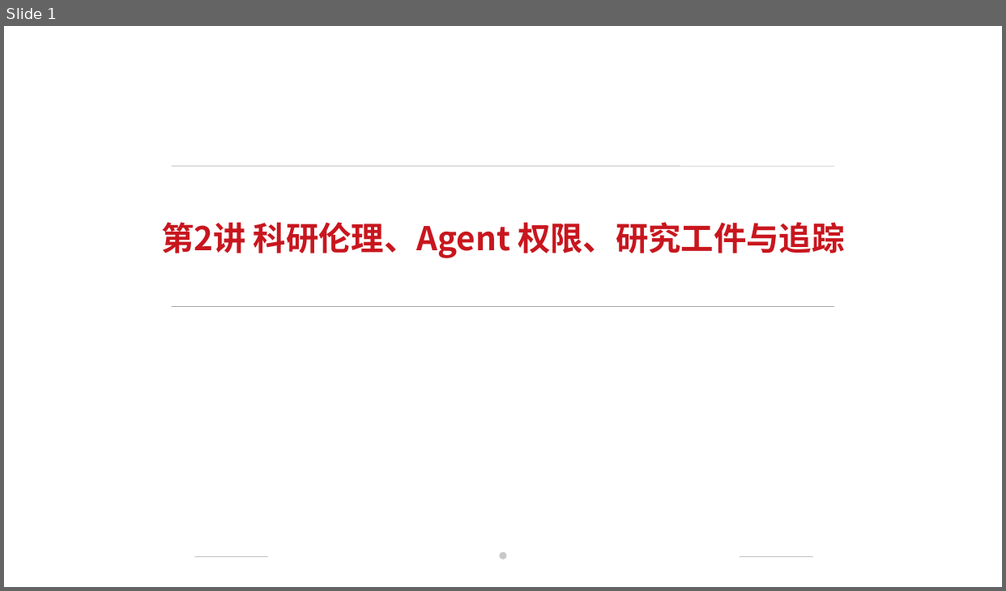
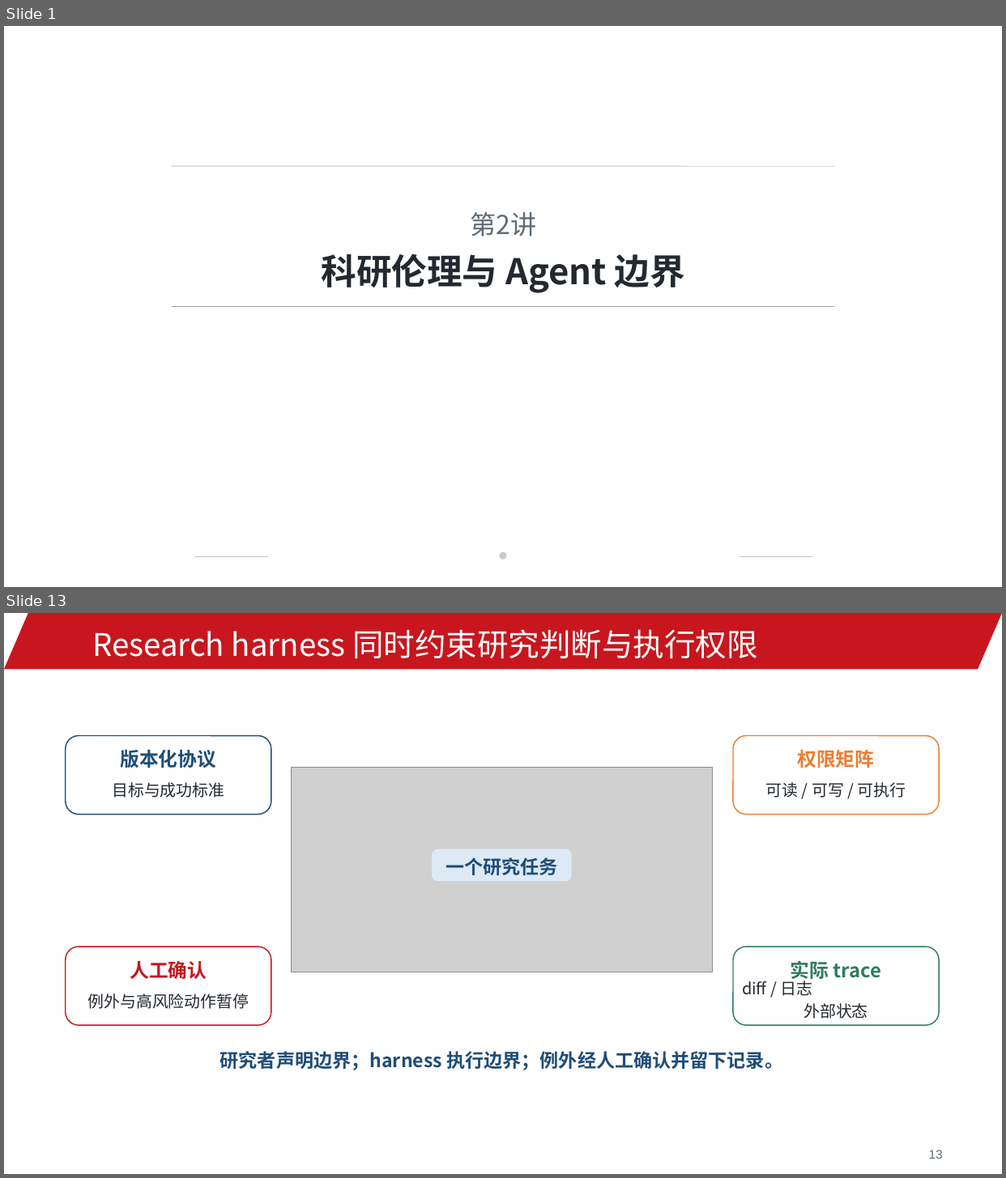
Before and after one commit to jinyh/ai4research, a slide deck: lessons/lesson-02/slides.pptx. Shown one above the other, each under a label of ours: slide 1 before the commit, slides 1 and 13 after it; the slides between them are not shown. The pictures are 1006x591 and 1006x1178 pixels, drawn with LibreOffice and Linux fonts; fonts in the diff are those of the drawing; grey boxes stand for pictures; background and template pictures are left out. Boxes give left, top, right and bottom in pixels: in the first picture for what was removed or moved away, otherwise in the second. Text is boxed around its words. In the diff, an @@ line names an element or a change of style, - is before the commit and + after.

```diff
--- a/lessons/lesson-02/slides.pptx
+++ b/lessons/lesson-02/slides.pptx
@@ slide 13 added at [4, 613, 1002, 1174], background #FFFFFF @@
@@ parallelogram added at [4, 613, 1002, 669], fill #C8161E @@
@@ text added at [92, 629, 757, 659], 30 pt, text #FFFFFF @@
+Research harness 同时约束研究判断与执行权限
@@ rounded rectangle added at [66, 736, 271, 815], fill #FFFFFF, outline #1F4D78 1.1 pt @@
@@ text added at [121, 749, 217, 769], 18.5 pt, text #1F4D78, bold @@
+版本化协议
@@ rounded rectangle added at [733, 736, 939, 815], fill #FFFFFF, outline #ED7D31 1.1 pt @@
@@ text added at [798, 750, 875, 768], 18.5 pt, text #ED7D31, bold @@
+权限矩阵
@@ text added at [112, 782, 224, 798], 15.5 pt, text #24292F @@
+目标与成功标准
@@ picture added at [292, 767, 712, 973] @@
@@ text added at [766, 782, 906, 798], 15.5 pt, text #24292F @@
+可读 / 可写 / 可执行
@@ rounded rectangle added at [432, 850, 572, 881], fill #DDEAF5, outline #DDEAF5 0.5 pt @@
@@ text added at [445, 858, 558, 875], 18 pt, text #1F4D78, bold @@
+一个研究任务
@@ rounded rectangle added at [66, 947, 271, 1025], fill #FFFFFF, outline #C8161E 1.1 pt @@
@@ rounded rectangle added at [733, 947, 939, 1025], fill #FFFFFF, outline #2E7D5B 1.1 pt @@
@@ text added at [130, 961, 206, 979], 18.5 pt, text #C8161E, bold @@
+人工确认
@@ text added at [791, 960, 881, 982], 18.5 pt, text #2E7D5B, bold @@
+实际 trace
@@ text added at [87, 994, 249, 1009], 15.5 pt, text #24292F @@
+例外与高风险动作暂停
@@ text added at [742, 978, 868, 1019], 15.5 pt, text #24292F @@
+diff / 日志
+外部状态
@@ text added at [220, 1051, 783, 1071], 18 pt, text #1F4D78, bold @@
+研究者声明边界；harness 执行边界；例外经人工确认并留下记录。
@@ text added at [929, 1150, 943, 1159], 12 pt, text #5F6B76 @@
+13
@@ slide 1 changed as well @@
@@ text at [470, 212, 536, 237]: text changed; size 31.5 to 25 pt; text colour #C8161E to #5F6B76; bold off @@
-第2讲 科研伦理、Agent 权限、研究工件与追踪
+第2讲
@@ text added at [321, 254, 685, 293], 34 pt, text #24292F, bold @@
+科研伦理与 Agent 边界
```
Also in this commit, not shown: 3 other slides changed, 21 other slides added, 21 slides removed, 37 other files.
